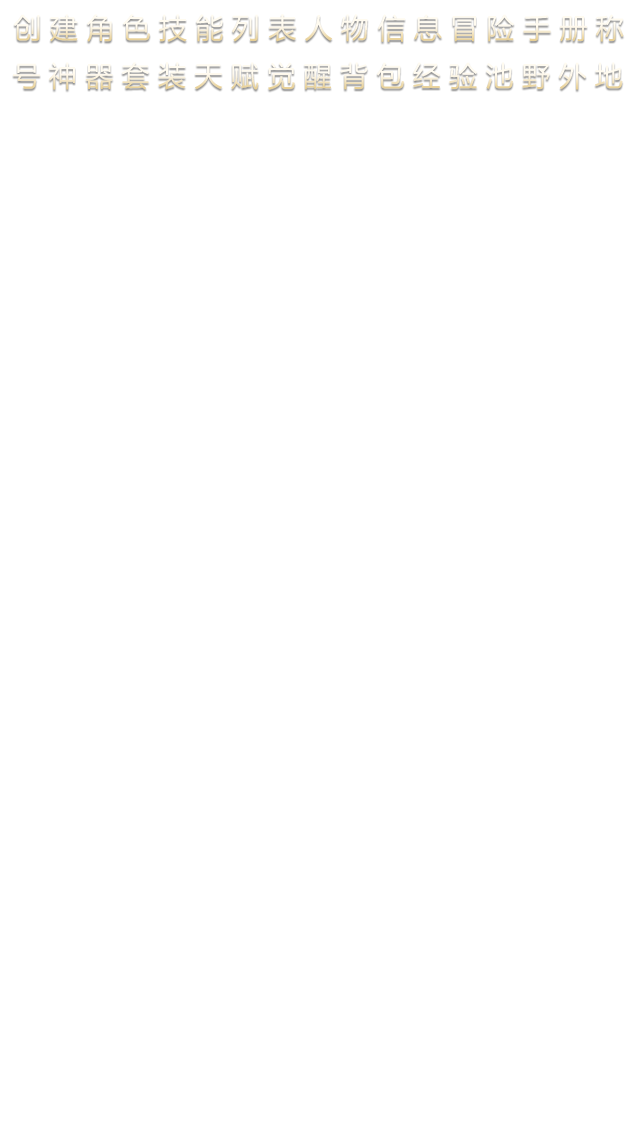
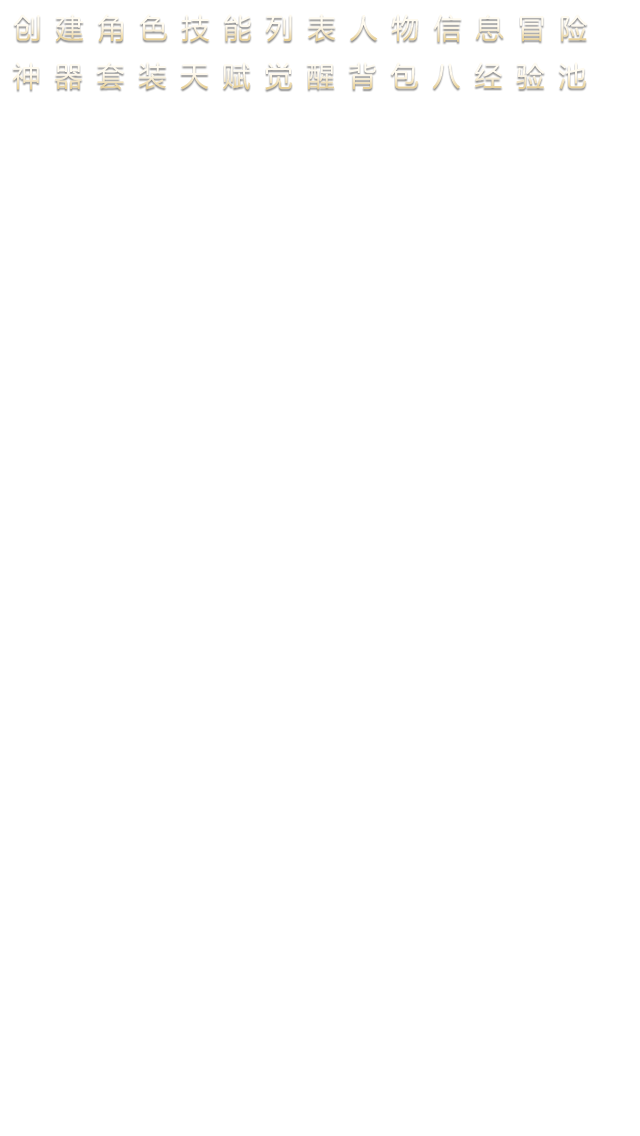
Comparing the layer stacks of the two 640×1136 images. Changes:
renamed "创建角色技能列表人物信息冒险手册称" to "创建角色技能列表人物信息冒险", painted on it over (49, 14, 624, 42)
renamed "号神器套装天赋觉醒背包经验池野外地" to "神器套装天赋觉醒背包八经验池", painted on it over (13, 62, 623, 90)
